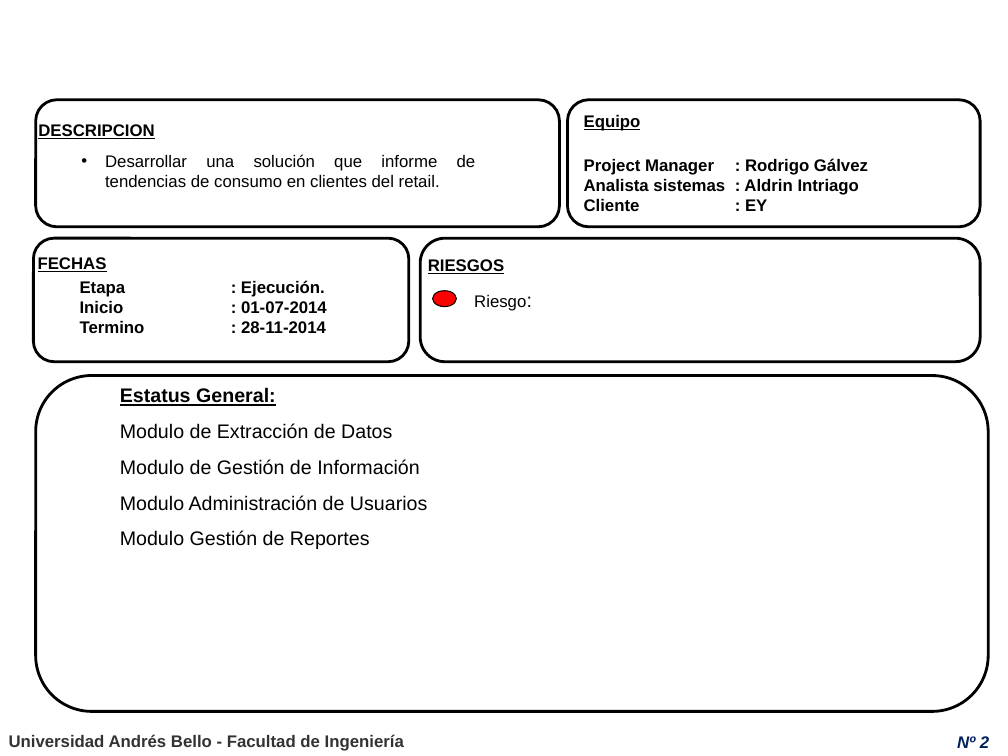
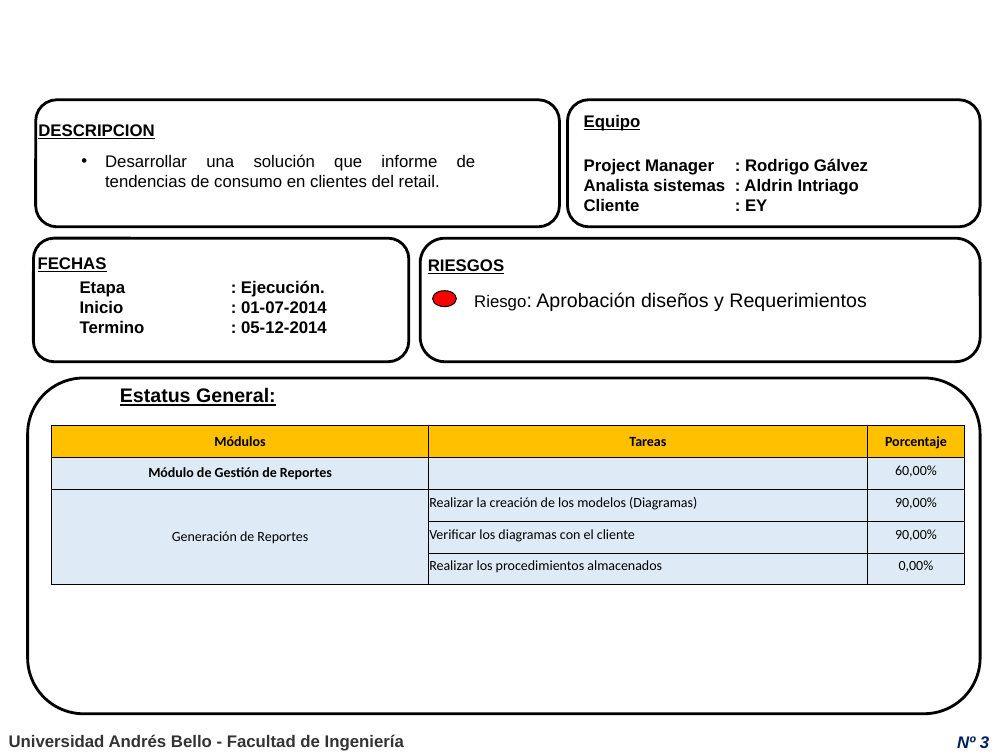
Before and after one commit to aintriago/PT02Tendencias, a slide deck: slide 3 of Presentaciones de Avances/PT02 - 2014 - Avance Semanal (16-10-14).ppt (slide 2 before the commit). Drawn at 1008x756 pixels with LibreOffice and Linux fonts; fonts in the diff are those of the drawing; background and template pictures are left out. Boxes give left, top, right and bottom in pixels: in the first picture for what was removed or moved away, otherwise in the second. Text is boxed around its words. In the diff, an @@ line names an element or a change of style, - is before the commit and + after.

```diff
--- a/Presentaciones de Avances/PT02 - 2014 - Avance Semanal (16-10-14).ppt
+++ b/Presentaciones de Avances/PT02 - 2014 - Avance Semanal (16-10-14).ppt
@@ text at [474, 292, 866, 311]: text changed; size 12 to 14 pt @@
-Riesgo:
+Riesgo: Aprobación diseños y Requerimientos
@@ text at [241, 321, 327, 333]: text changed @@
-Termino : 28-11-2014
+Termino : 05-12-2014
@@ rounded rectangle: place and size @@
-rounded rectangle at [35, 376, 988, 712]
+rounded rectangle at [27, 378, 980, 714]
@@ text removed at [120, 387, 427, 549] @@
-  Estatus General:
-  Modulo de Extracción de Datos
-  Modulo de Gestión de Información
-  Modulo Administración de Usuarios
-  Modulo Gestión de Reportes
@@ table added at [51, 425, 965, 584], 5 rows, 3 columns @@
+Módulos | Tareas | Porcentaje
+Módulo de Gestión de Reportes |  | 60,00%
+Generación de Reportes | Realizar la creación de los modelos (Diagramas) | 90,00%
+ | Verificar los diagramas con el cliente | 90,00%
+ | Realizar los procedimientos almacenados | 0,00%
@@ page number at [957, 736, 989, 748]: text changed @@
-Nº 2
+Nº 3
```
Also in this commit, not shown: 3 other slides changed, 1 slide added.
